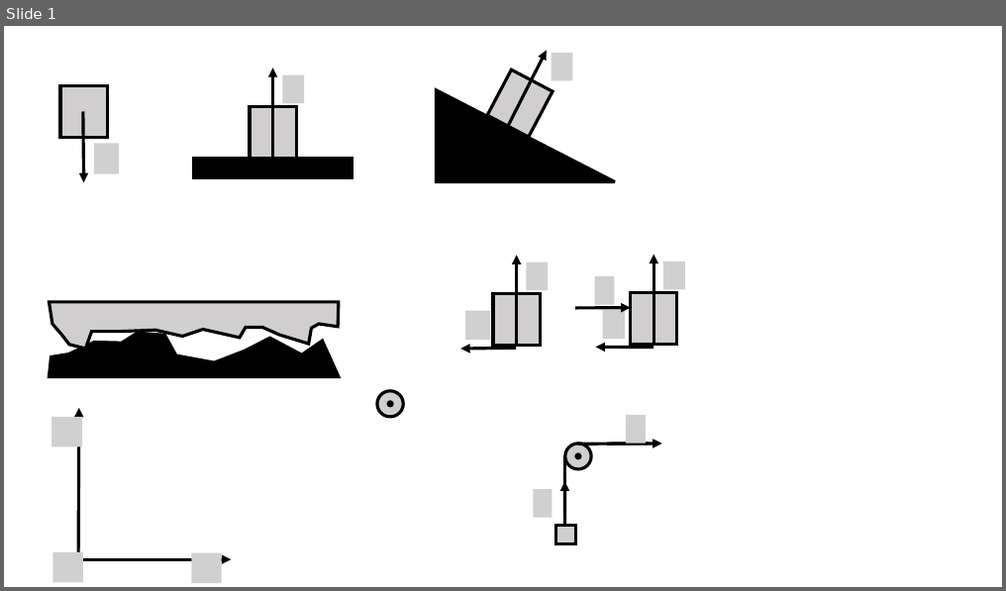
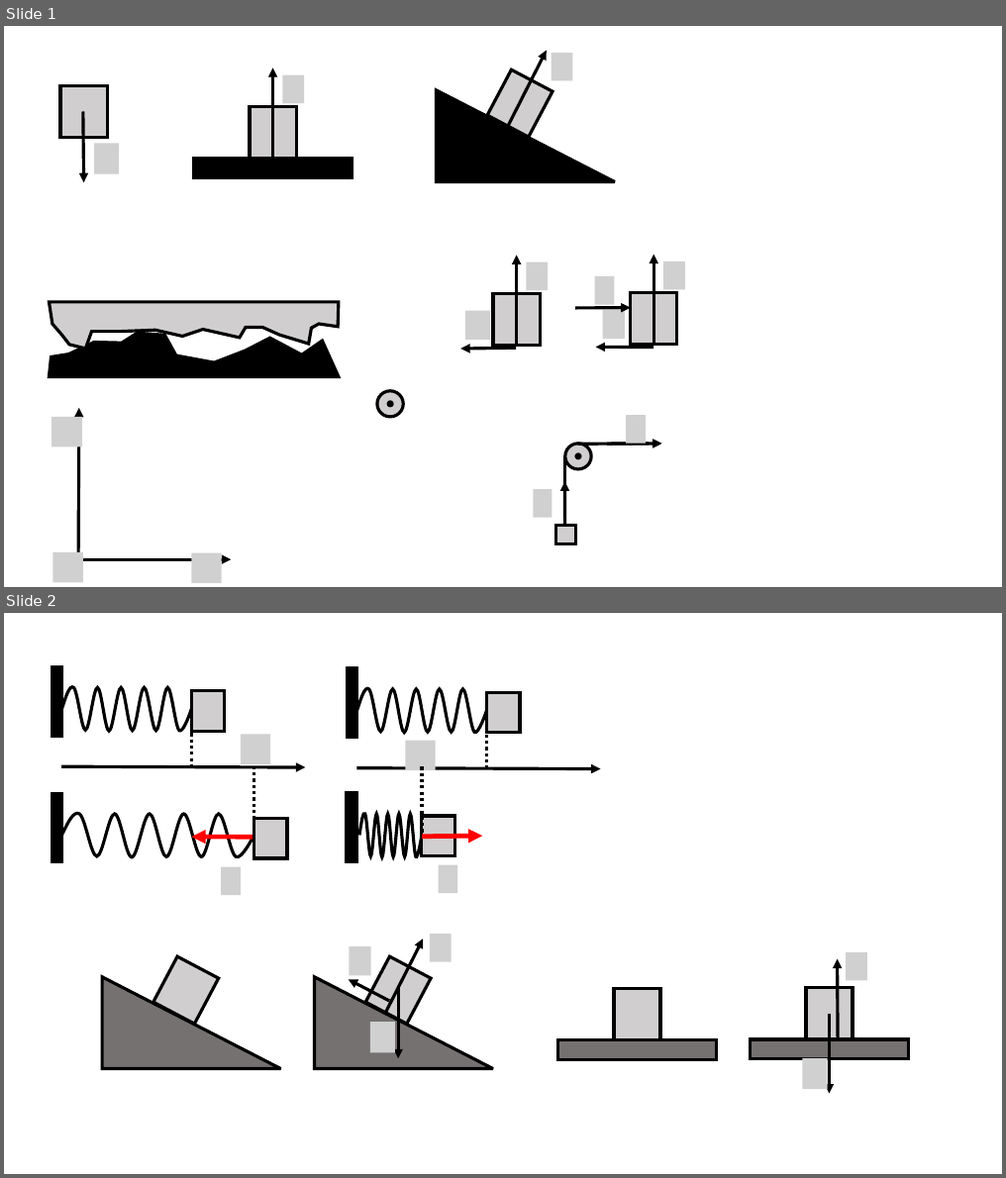
Before and after one commit to OSTP/PhysicsArtofModelling, a slide deck: tex/figures/NewtonsLaws/Figures.pptx. Shown one above the other, each under a label of ours: slide 1 before the commit, slides 1 and 2 after it. The pictures are 1006x591 and 1006x1178 pixels, drawn with LibreOffice and Linux fonts; fonts in the diff are those of the drawing; grey boxes stand for pictures; background and template pictures are left out. Boxes give left, top, right and bottom in pixels: in the first picture for what was removed or moved away, otherwise in the second. Text is boxed around its words. In the diff, an @@ line names an element or a change of style, - is before the commit and + after.

```diff
--- a/tex/figures/NewtonsLaws/Figures.pptx
+++ b/tex/figures/NewtonsLaws/Figures.pptx
@@ slide 2 added at [4,613,1002,1174], background #FFFFFF @@
@@ group added at [52,666,601,896]: 8 rectangles, 4 freeform shapes, 4 arrows, 4 lines, 4 pictures @@
@@ rectangle added at [153,957,219,1025], fill #D0CECE, outline #000000 3 pt @@
@@ group added at [315,934,494,1069]: 3 pictures, 3 arrows, 1 rectangle, 1 right triangle @@
@@ right triangle added at [102,977,281,1069], fill #767171, outline #000000 3 pt @@
@@ rectangle added at [614,989,660,1041], fill #D0CECE, outline #000000 3 pt @@
@@ rectangle added at [558,1041,717,1059], fill #767171, outline #000000 3 pt @@
@@ group added at [750,953,909,1093]: 2 pictures, 2 rectangles, 2 arrows @@
```
Also in this commit, not shown: 2 other slides added, 1 slide removed, 12 other files.
